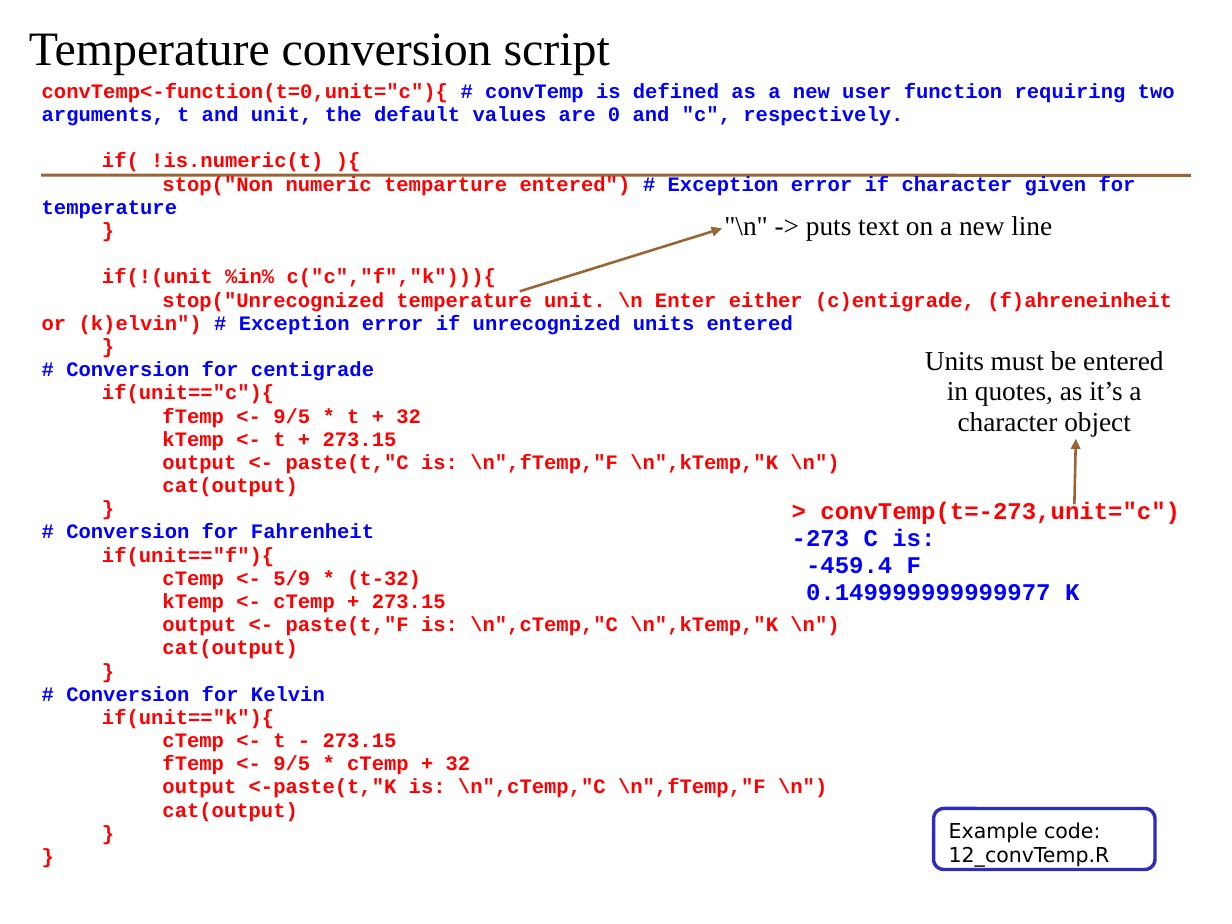
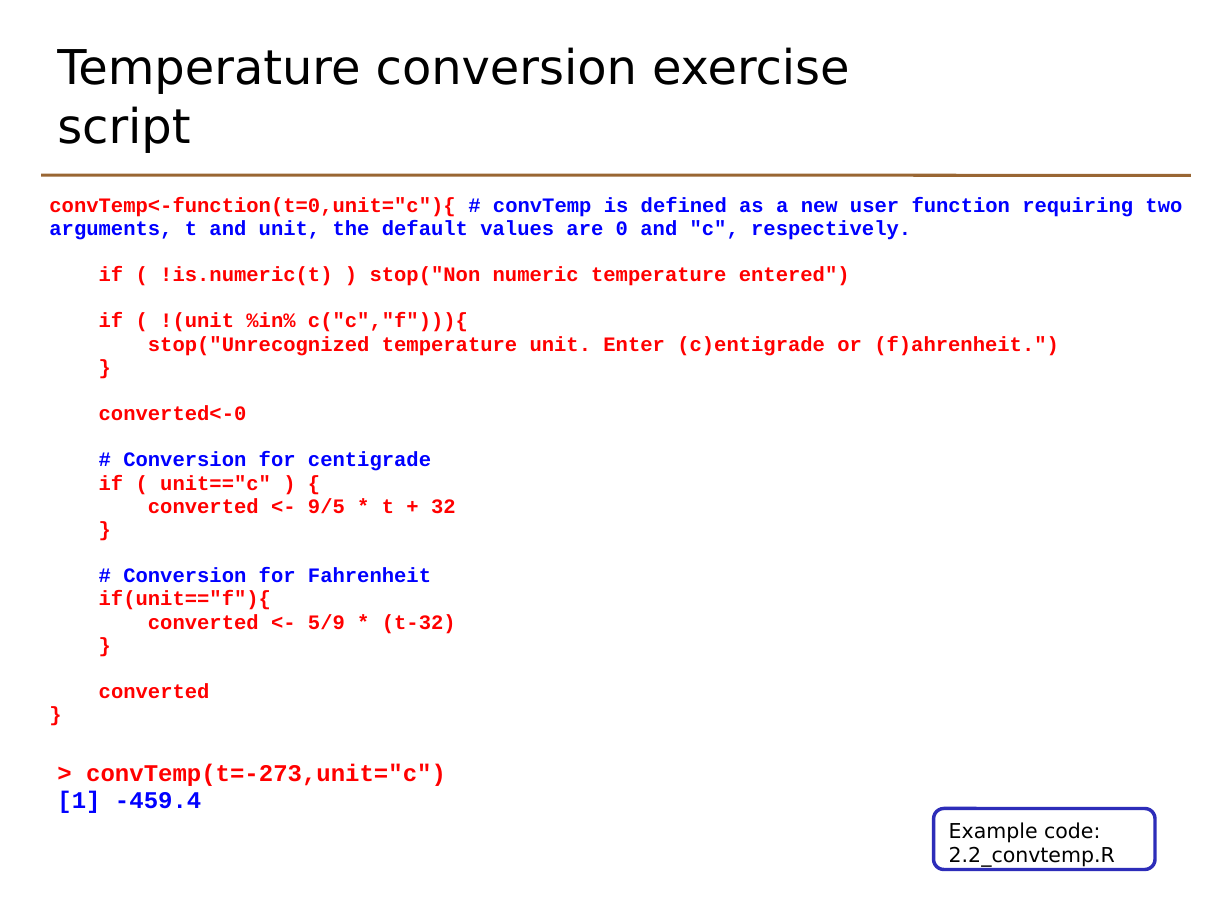
Before and after one commit to johnomics/basicr, a slide deck: slide 42 of Basic_R_Day_2_slides.odp. Drawn at 1232x924 pixels with LibreOffice and Linux fonts; fonts in the diff are those of the drawing. Boxes give left, top, right and bottom in pixels: in the first picture for what was removed or moved away, otherwise in the second. Text is boxed around its words. In the diff, an @@ line names an element or a change of style, - is before the commit and + after.

Commit message:
Rework function section

```diff
--- a/Basic_R_Day_2_slides.odp
+++ b/Basic_R_Day_2_slides.odp
@@ text at box(57, 47, 850, 153): text changed; font Times New Roman to DejaVu Sans @@
-Temperature conversion script
+Temperature conversion exercise script
@@ text at box(49, 197, 1182, 699): paragraph removed @@
-}
@@ text "convTemp<-function(t=0,unit="c"){ # convTemp is defined ...": place and size @@
-text "convTemp<-function(t=0,unit="c"){ # convTemp is defined ..." at box(42, 83, 1175, 822)
+text "convTemp<-function(t=0,unit="c"){ # convTemp is defined ..." at box(49, 197, 1182, 699)
@@ arrow removed from (520, 291) to (722, 228) @@
@@ text removed at box(724, 216, 1052, 240) @@
-"\n" -> puts text on a new line
@@ text at box(99, 266, 1059, 356): text changed @@
-if( !is.numeric(t) ){
-stop("Non numeric temparture entered") # Exception error if character given for temperature
+if ( !is.numeric(t) ) stop("Non numeric temperature entered")
+if ( !(unit %in% c("c","f"))){
+stop("Unrecognized temperature unit. Enter (c)entigrade or (f)ahrenheit.")
@@ text removed at box(925, 351, 1163, 436) @@
-Units must be entered in quotes, as it’s a character object
@@ text at box(99, 406, 247, 421): text changed @@
-if(!(unit %in% c("c","f","k"))){
-stop("Unrecognized temperature unit. \n Enter either (c)entigrade, (f)ahreneinheit or (k)elvin") # Exception error if unrecognized units entered
-}
+converted<-0
@@ arrow removed from (1074, 504) to (1076, 439) @@
@@ text at box(99, 475, 456, 514): text changed @@
-if(unit=="c"){
-fTemp <- 9/5 * t + 32
-kTemp <- t + 273.15
-output <- paste(t,"C is: \n",fTemp,"F \n",kTemp,"K \n")
-cat(output)
+if ( unit=="c" ) {
+converted <- 9/5 * t + 32
@@ text at box(148, 614, 456, 634): text changed @@
-cTemp <- 5/9 * (t-32)
-kTemp <- cTemp + 273.15
-output <- paste(t,"F is: \n",cTemp,"C \n",kTemp,"K \n")
-cat(output)
+converted <- 5/9 * (t-32)
@@ text at box(99, 684, 210, 699): text changed @@
-# Conversion for Kelvin
-if(unit=="k"){
-cTemp <- t - 273.15
-fTemp <- 9/5 * cTemp + 32
-output <-paste(t,"K is: \n",cTemp,"C \n",fTemp,"F \n")
-cat(output)
+converted
@@ text "> convTemp(t=-273,unit="c")": place and size @@
-text "> convTemp(t=-273,unit="c")" at box(792, 502, 1180, 601)
+text "> convTemp(t=-273,unit="c")" at box(57, 763, 446, 813)
@@ text at box(57, 790, 201, 813): text changed @@
--273 C is:
--459.4 F
-0.149999999999977 K
+[1] -459.4
@@ text in rounded rectangle at box(949, 846, 1115, 867): text changed @@
-12_convTemp.R
+2.2_convtemp.R
```
Also in this commit, not shown: 6 other slides changed, 8 slides added, 6 slides removed, 2 other files.
